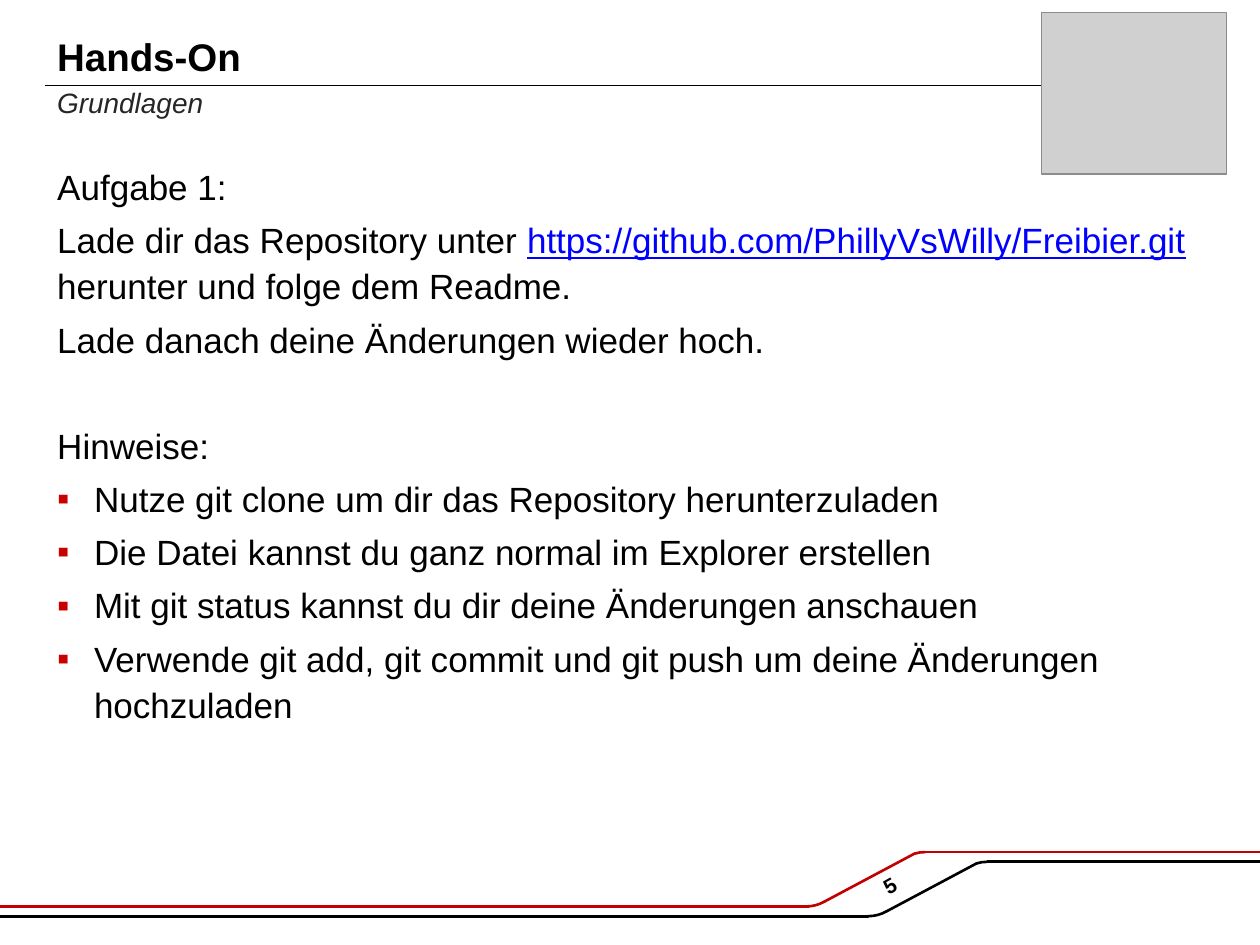
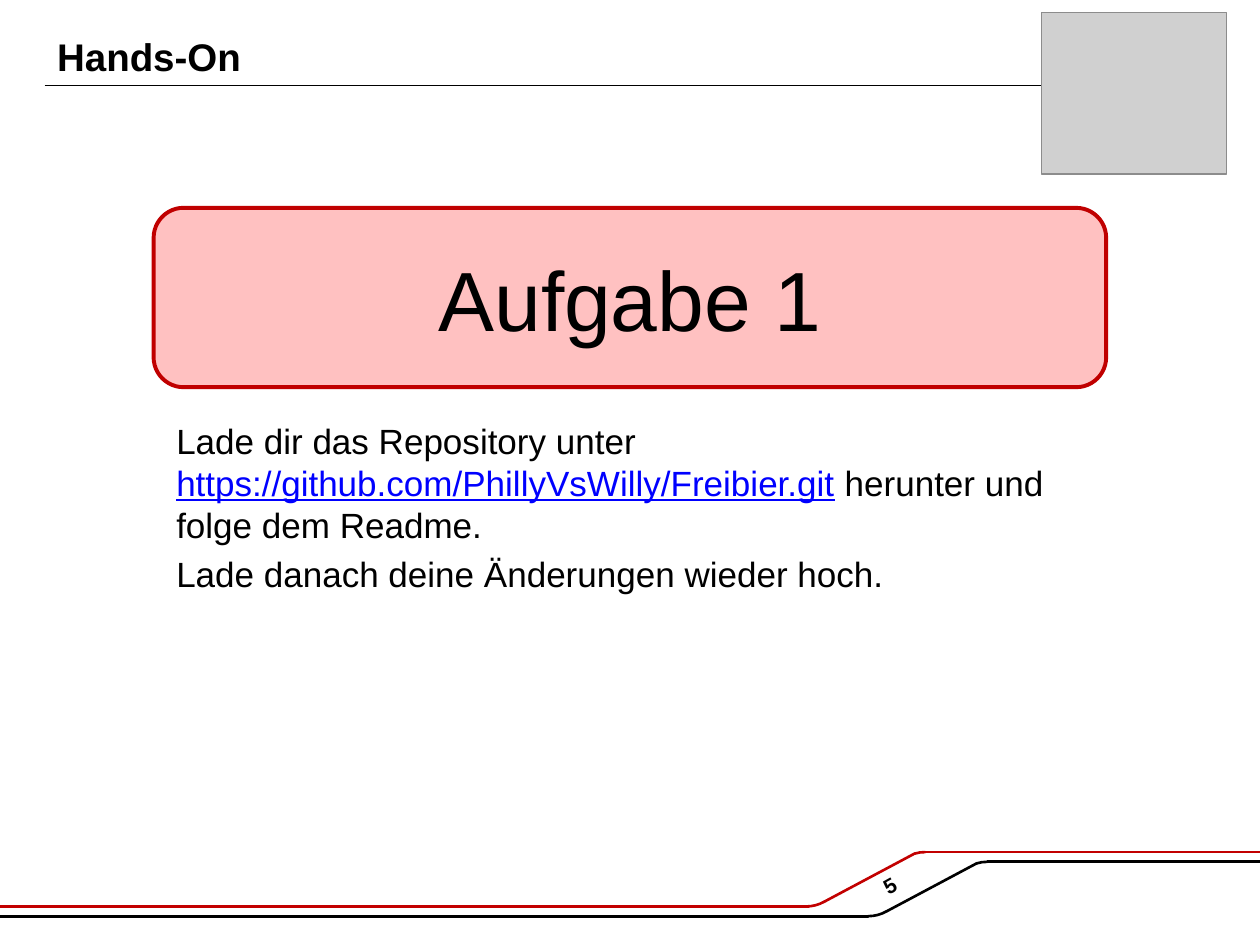
Before and after one commit to PhillyVsWilly/Freibier, a slide deck: slide 5 of git Schulung.pptx. Drawn at 1260x945 pixels with LibreOffice and Linux fonts; fonts in the diff are those of the drawing; grey boxes stand for pictures; background and template pictures are left out. Boxes give left, top, right and bottom in pixels: in the first picture for what was removed or moved away, otherwise in the second. Text is boxed around its words. In the diff, an @@ line names an element or a change of style, - is before the commit and + after.

Commit message:
Aufgaben und Musterlösung hinzugefügt, Aufgaben in die Präsentation übernommen.

```diff
--- a/git Schulung.pptx
+++ b/git Schulung.pptx
@@ text removed at bbox=[57, 92, 203, 118] @@
-Grundlagen
@@ text at bbox=[57, 174, 226, 207]: paragraph removed @@
-Aufgabe 1:
@@ rounded rectangle added at bbox=[154, 208, 1106, 387], fill #FFC1C1, outline #C00000 2.25 pt, 48 pt, text #000000 @@
+Aufgabe 1
@@ text "Lade dir das Repository unter ...": place and size @@
-text "Lade dir das Repository unter ..." at bbox=[57, 174, 1185, 719]
+text "Lade dir das Repository unter ..." at bbox=[176, 428, 1043, 594]
@@ text "Lade dir das Repository unter ..." at bbox=[176, 428, 1043, 594]: line spacing 1.1 to 1 @@
@@ text at bbox=[57, 433, 1099, 719]: paragraphs removed @@
-Hinweise:
-▪ Nutze git clone um dir das Repository herunterzuladen
-▪ Die Datei kannst du ganz normal im Explorer erstellen
-▪ Mit git status kannst du dir deine Änderungen anschauen
-▪ Verwende git add, git commit und git push um deine Änderungen hochzuladen
```
Also in this commit, not shown: 2 other slides changed, 9 slides added, 2 slides removed, 2 other files.
